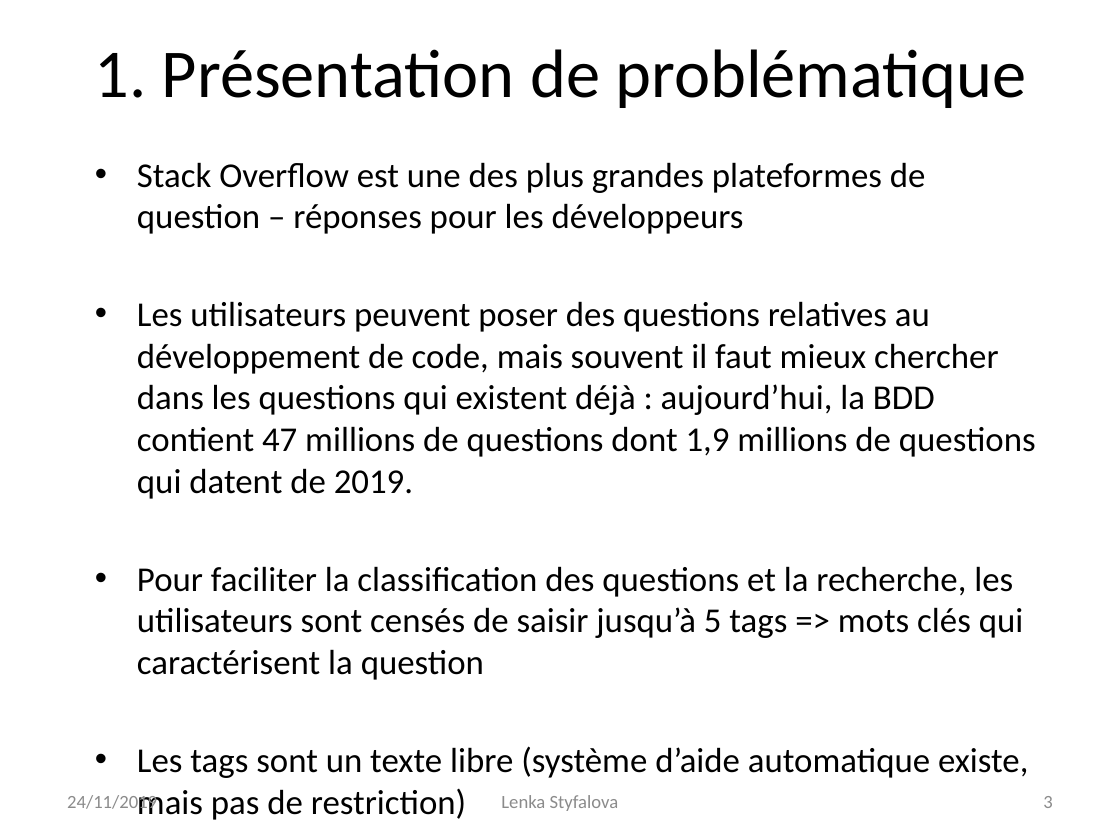
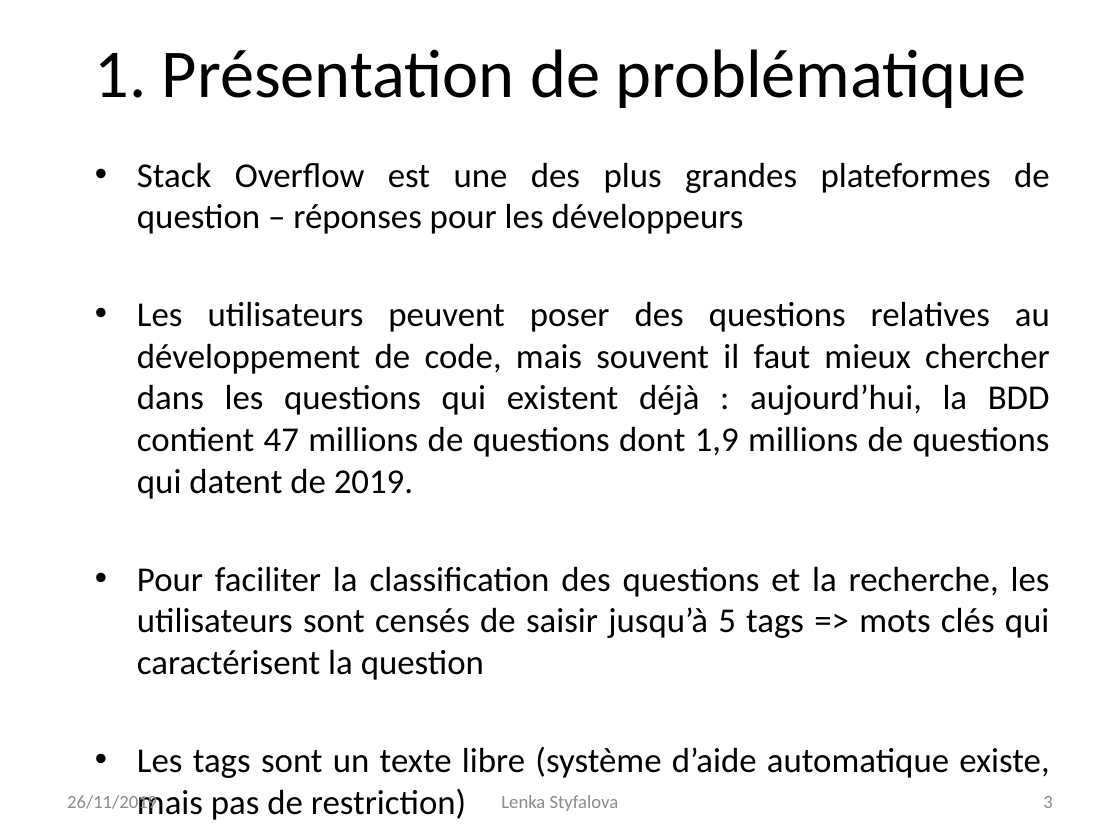
Before and after one commit to Lenka-St/Projet5, a slide deck: slide 3 of Projet 5 - Catégorisez automatiquement des questions.pptx. Drawn at 1120x840 pixels with LibreOffice and Linux fonts; fonts in the diff are those of the drawing. Boxes give left, top, right and bottom in pixels: in the first picture for what was removed or moved away, otherwise in the second. Text is boxed around its words. In the diff, an @@ line names an element or a change of style, - is before the commit and + after.

```diff
--- a/Projet 5 - Catégorisez automatiquement des questions.pptx
+++ b/Projet 5 - Catégorisez automatiquement des questions.pptx
@@ text "Stack Overflow est une des ..." at (137, 162, 1050, 820): alignment left to justified @@
@@ text at (67, 795, 157, 814): text changed @@
-24/11/2019
+26/11/2019
```
Also in this commit, not shown: 15 other slides changed, 1 slide added, 3 other files.
